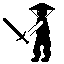
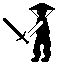
Before/after of a 64×64 layered artwork. What changed in the layer stack:
painted on "Character concept" over <box>28,11,47,46</box>
